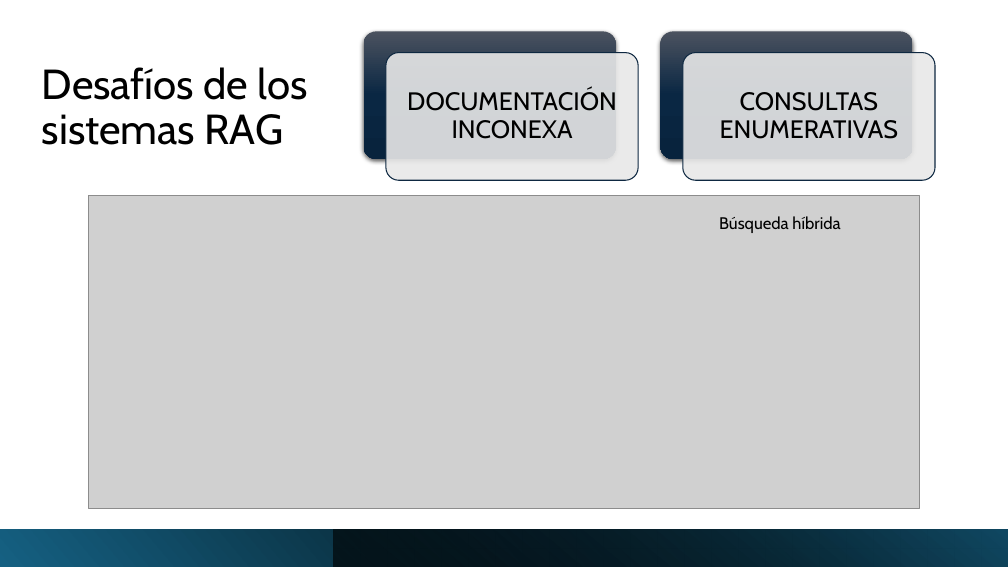
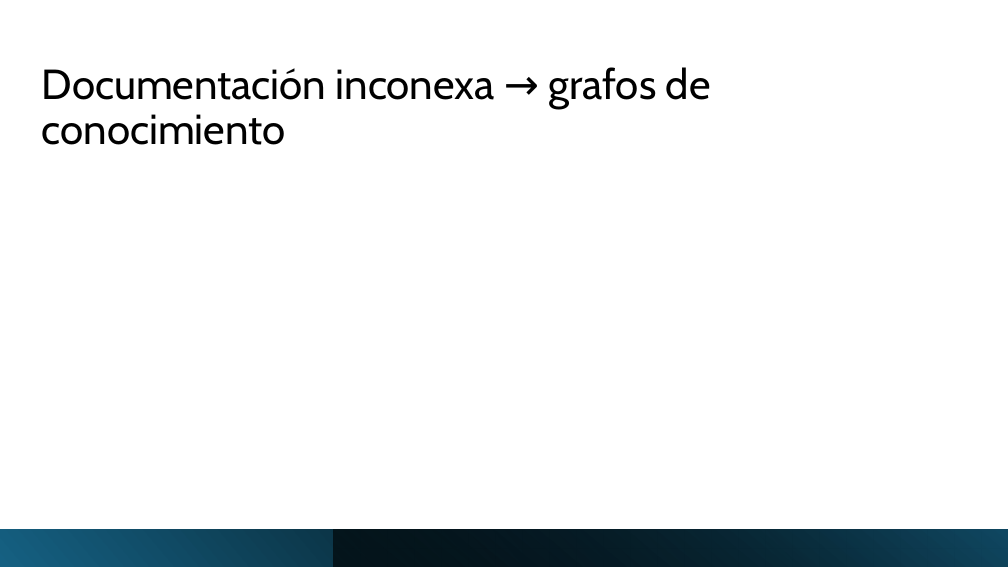
Before and after one commit to sofinegue/TFG-RAG, a slide deck: slide 6 of doc/20260227_Presentacion_AnexoB.pptx (slide 3 before the commit). Drawn at 1008x567 pixels with LibreOffice and Linux fonts; fonts in the diff are those of the drawing; grey boxes stand for pictures. Boxes give left, top, right and bottom in pixels: in the first picture for what was removed or moved away, otherwise in the second. Text is boxed around its words. In the diff, an @@ line names an element or a change of style, - is before the commit and + after.

```diff
--- a/doc/20260227_Presentacion_AnexoB.pptx
+++ b/doc/20260227_Presentacion_AnexoB.pptx
@@ title at (42, 67, 711, 145): text changed @@
-Desafíos de los sistemas RAG
+Documentación inconexa → grafos de conocimiento
@@ group removed at (364, 31, 935, 181): 4 rounded rectangles, 2 texts @@
-DOCUMENTACIÓN INCONEXA
-CONSULTAS ENUMERATIVAS
@@ picture removed at (88, 196, 920, 508) @@
@@ text removed at (719, 216, 840, 233) @@
-Búsqueda híbrida
```
Also in this commit, not shown: 2 other slides changed, 4 slides added, 2 slides removed, 4 other files.
